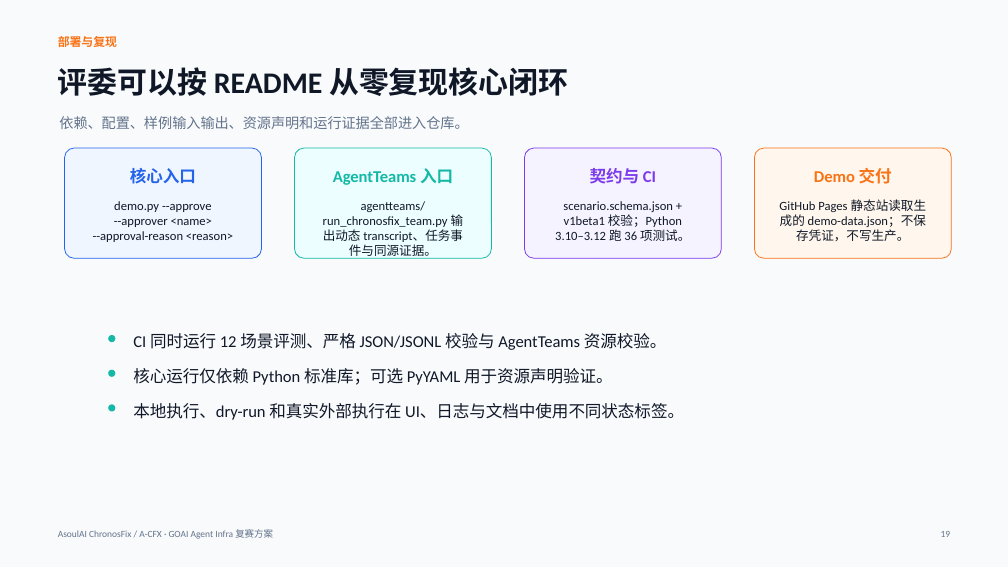
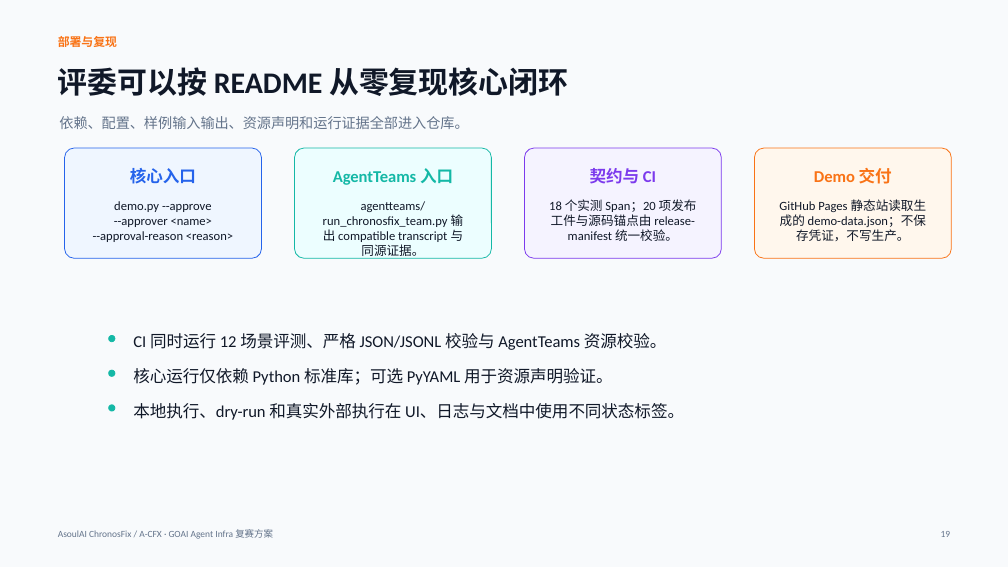
Before and after one commit to ASOUL-Official/asoulai-chronosfix, a slide deck: slide 19 of submission/ChronosFix_复赛方案.pptx. Drawn at 1008x567 pixels with LibreOffice and Linux fonts; fonts in the diff are those of the drawing. Boxes give left, top, right and bottom in pixels: in the first picture for what was removed or moved away, otherwise in the second. Text is boxed around its words. In the diff, an @@ line names an element or a change of style, - is before the commit and + after.

Commit message:
release: sync final defense artifacts

```diff
--- a/submission/ChronosFix_复赛方案.pptx
+++ b/submission/ChronosFix_复赛方案.pptx
@@ text at box(323, 201, 464, 259): text changed @@
-agentteams/run_chronosfix_team.py 输出动态 transcript、任务事件与同源证据。
+agentteams/run_chronosfix_team.py 输出 compatible transcript 与同源证据。
@@ text at box(549, 199, 697, 241): text changed @@
-scenario.schema.json + v1beta1 校验；Python 3.10–3.12 跑 36 项测试。
+18 个实测 Span；20 项发布工件与源码锚点由 release-manifest 统一校验。
```
Also in this commit, not shown: 11 other slides changed, 21 other files.
